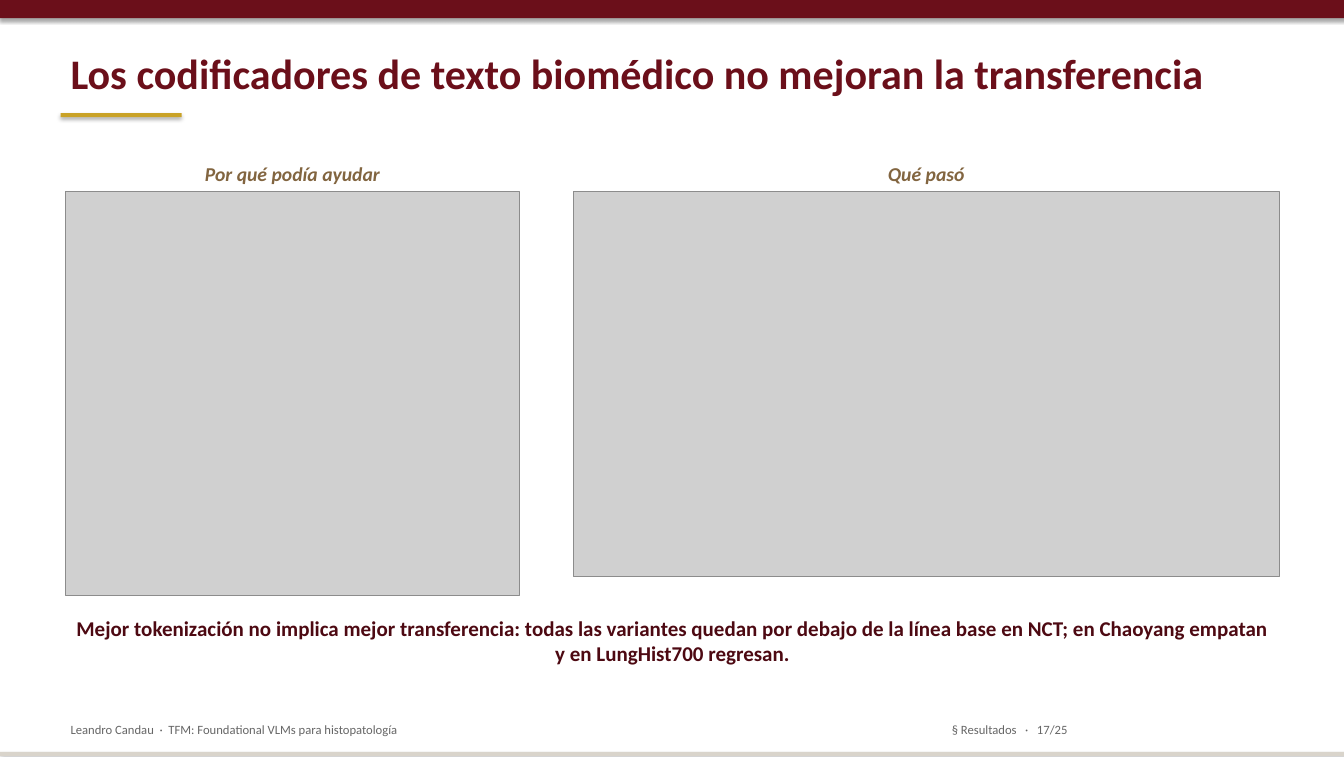
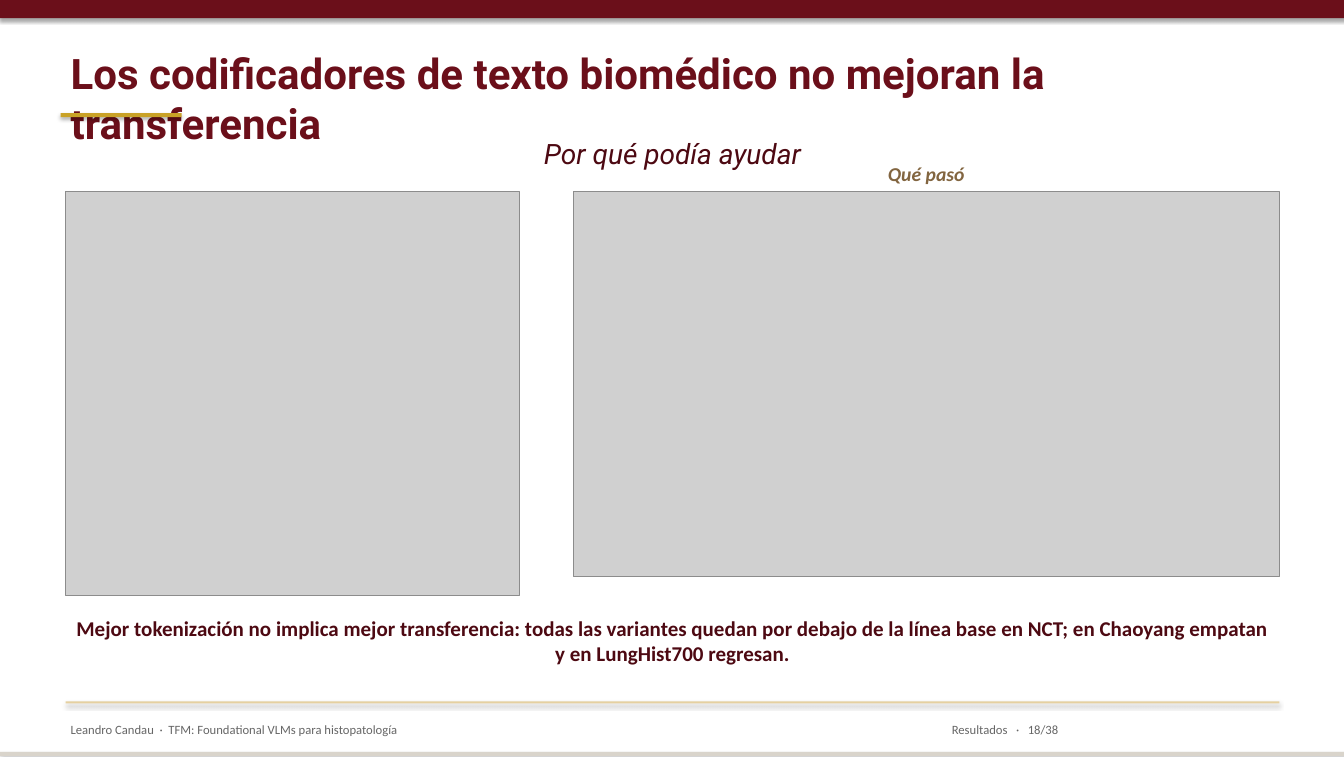
Before and after one commit to lcandau/histopathology-clip-lab, a slide deck: slide 18 of report/TFM_defense.pptx (slide 17 before the commit). Drawn at 1344x757 pixels with LibreOffice and Linux fonts; fonts in the diff are those of the drawing; grey boxes stand for pictures. Boxes give left, top, right and bottom in pixels: in the first picture for what was removed or moved away, otherwise in the second. Text is boxed around its words. In the diff, an @@ line names an element or a change of style, - is before the commit and + after.

```diff
--- a/report/TFM_defense.pptx
+++ b/report/TFM_defense.pptx
@@ text "Los codificadores de texto biomédico ..." at (x1=71, y1=57, x2=1045, y2=140): font Calibri to Roboto @@
@@ text "Por qué podía ayudar" moved from (x1=205, y1=167, x2=380, y2=184) to (x1=544, y1=143, x2=801, y2=170) @@
@@ text "Por qué podía ayudar" at (x1=544, y1=143, x2=801, y2=170): size 14 to 20 pt, font Calibri to Roboto, text colour #826540 to #4D0912, bold off @@
@@ rectangle added at (x1=66, y1=701, x2=1279, y2=703), fill #E5D0A0 @@
@@ text at (x1=952, y1=725, x2=1058, y2=734): text changed @@
-§ Resultados · 17/25
+Resultados · 18/38
```
Also in this commit, not shown: 18 other slides changed, 14 slides added, 1 slide removed, 1 other file.
